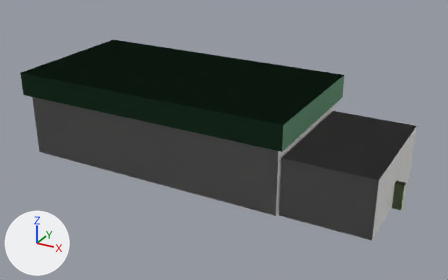
Renders of the glTF model models/house-ranch.glb from each side of a commit.
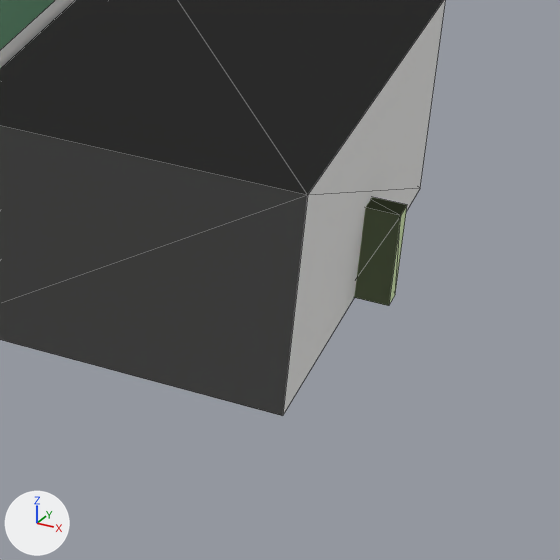
Old and new are each drawn whole from a 50 mm camera at (15.47, -25.47, 14.09) aimed at (1.65, -0.35, 1.53) and again close up on the part from 66% to 100% of the width and 45% to 100% of the height. Lighting does not change. The marker at lower left points along +X, +Y and +Z. The first two pictures are the older version. The close-ups show mesh edges as thin lines. Where no turn or scale is listed for an object, it has been applied to the vertices. Vertices at exactly the same position are counted once.

The scene before the commit, as lines of its bpy script (objects in view):
```python
me_mesh_0 = bpy.data.meshes.new('Mesh_0')
me_mesh_0.from_pydata(...)  # a box spanning x -7.0..7.0, y -3.5..3.5, z -1.65..1.65
me_mesh_0.materials.append(mat_walls)  # white #f8f7f6
me_mesh_2 = bpy.data.meshes.new('Mesh_2')
me_mesh_2.from_pydata(...)  # a box spanning x -2.1..2.1, y -3.2..3.2, z -1.4..1.4
me_mesh_2.materials.append(mat_garage)  # white #ededeb
me_mesh_3 = bpy.data.meshes.new('Mesh_3')
me_mesh_3.from_pydata(...)  # a box spanning x -0.275..0.275, y -0.16..0.16, z -0.625..0.625
me_mesh_3.materials.append(mat_battery)  # green #daefb7
ob_battery = bpy.data.objects.new('Battery', me_mesh_3)
ob_battery.location = (10.45, -0.2, 0.62)
ob_garage = bpy.data.objects.new('Garage', me_mesh_2)
ob_garage.location = (8.2, -0.2, 1.4)
ob_walls = bpy.data.objects.new('Walls', me_mesh_0)
ob_walls.location = (-1.0, 0.0, 1.65)
# also in view: 'Roof' at (-1.0, 0.0, 3.9)
```
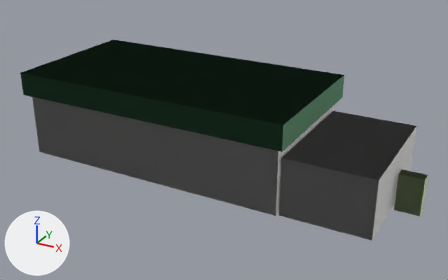
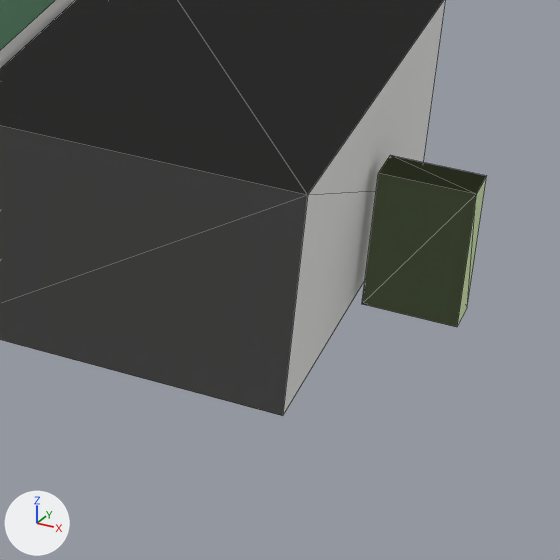
The change, as a list of edits to the scene's bpy script:
```text
Change me_mesh_3:
    used by ob_battery; location = (10.45, -0.2, 0.62)
    remove me_mesh_3.from_pydata(...)  # 8 vertices, 12 faces; spans x -0.275..0.275, y -0.16..0.16, z -0.625..0.625
    add me_mesh_3.from_pydata(...)  # 8 vertices, 12 faces; spans x -0.575..0.575, y -0.275..0.275, z -0.9..0.9
    me_mesh_3 part 1: the whole mesh is scaled about its middle by (2.09, 1.72, 1.44)
Change ob_battery:
    ob_battery.location: (10.45, -0.2, 0.62) -> (11.0, -0.2, 0.9)
```

Changed parts and their boxes (x1, y1, x2, y2) in the close-ups (560 x 560 px):
'Battery', moved, rescaled
    before: (354, 197, 407, 306)
    after: (362, 155, 486, 327)
